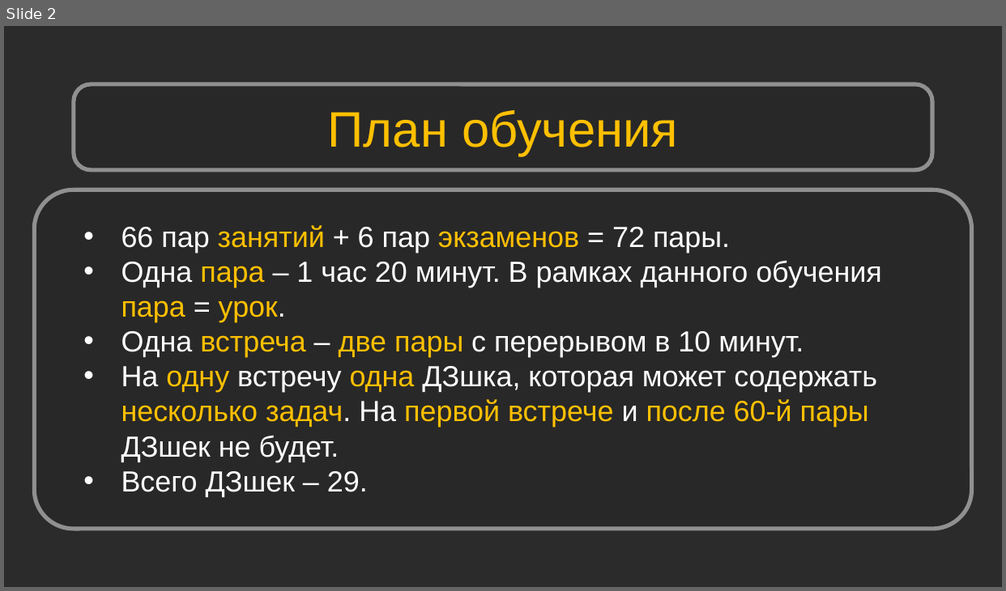
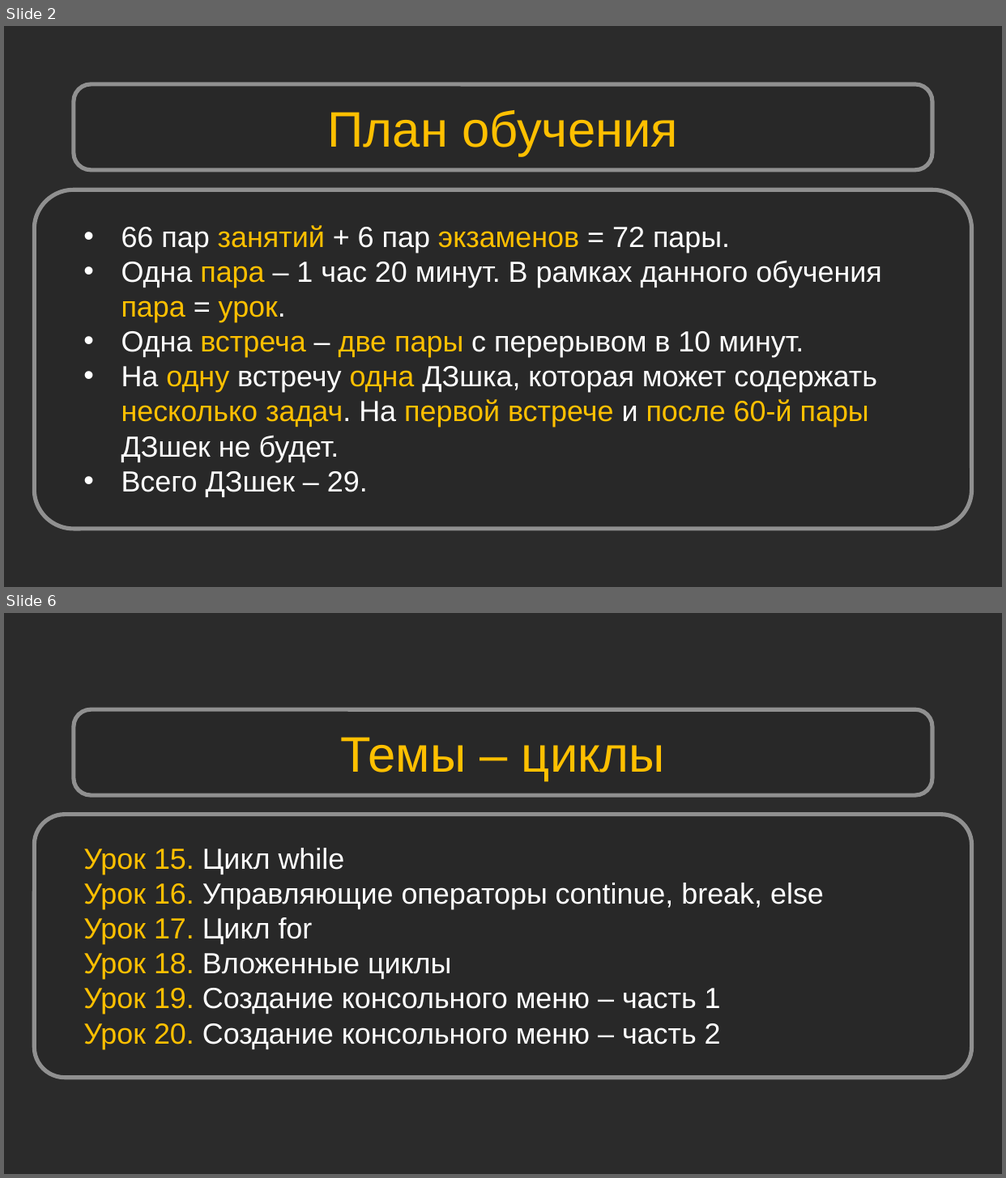
Before and after one commit to Shikonohito/Python_Bootcamp, a slide deck: Урок 01. Mystat. Microsoft Teams/Урок 1. Mystat. Microsoft Teams.pptx. Shown one above the other, each under a label of ours: slide 2 before the commit, slides 2 and 6 after it; the slides between them are not shown. The pictures are 1006x591 and 1006x1178 pixels, drawn with LibreOffice and Linux fonts; fonts in the diff are those of the drawing; background and template pictures are left out; a plain dark background stands for a picture behind light text. Boxes give left, top, right and bottom in pixels: in the first picture for what was removed or moved away, otherwise in the second. Text is boxed around its words. In the diff, an @@ line names an element or a change of style, - is before the commit and + after.

```diff
--- a/Урок 01. Mystat. Microsoft Teams/Урок 1. Mystat. Microsoft Teams.pptx
+++ b/Урок 01. Mystat. Microsoft Teams/Урок 1. Mystat. Microsoft Teams.pptx
@@ slide 6 added at [4, 613, 1002, 1174], background picture (left out) @@
@@ rounded rectangle added at [74, 709, 932, 796], fill #262626 at 50% opacity, outline #909090 4 pt @@
@@ text added at [340, 737, 665, 781], 48 pt, text #FFC000 @@
+Темы – циклы
@@ rounded rectangle added at [34, 815, 971, 1078], fill #262626 at 50% opacity, outline #909090 4 pt @@
@@ text added at [83, 848, 824, 1050], 28 pt, text #FFFFFF @@
+Урок 15. Цикл while
+Урок 16. Управляющие операторы continue, break, else
+Урок 17. Цикл for
+Урок 18. Вложенные циклы
+Урок 19. Создание консольного меню – часть 1
+Урок 20. Создание консольного меню – часть 2
```
Also in this commit, not shown: 3 slides changed, 20 other slides added, 2 slides removed, 20 other files.
